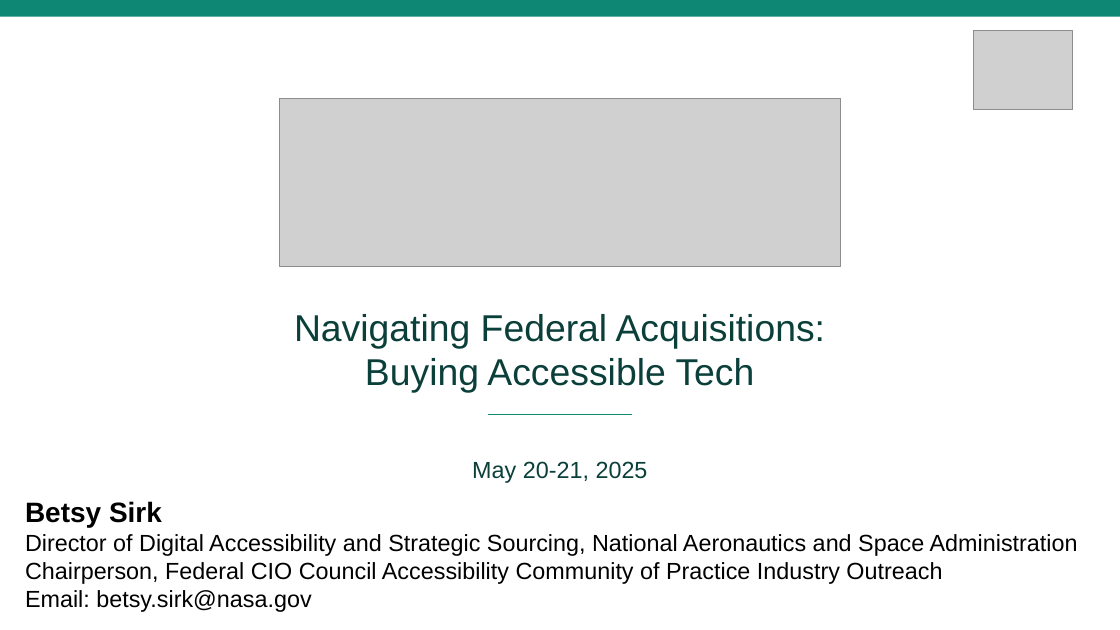
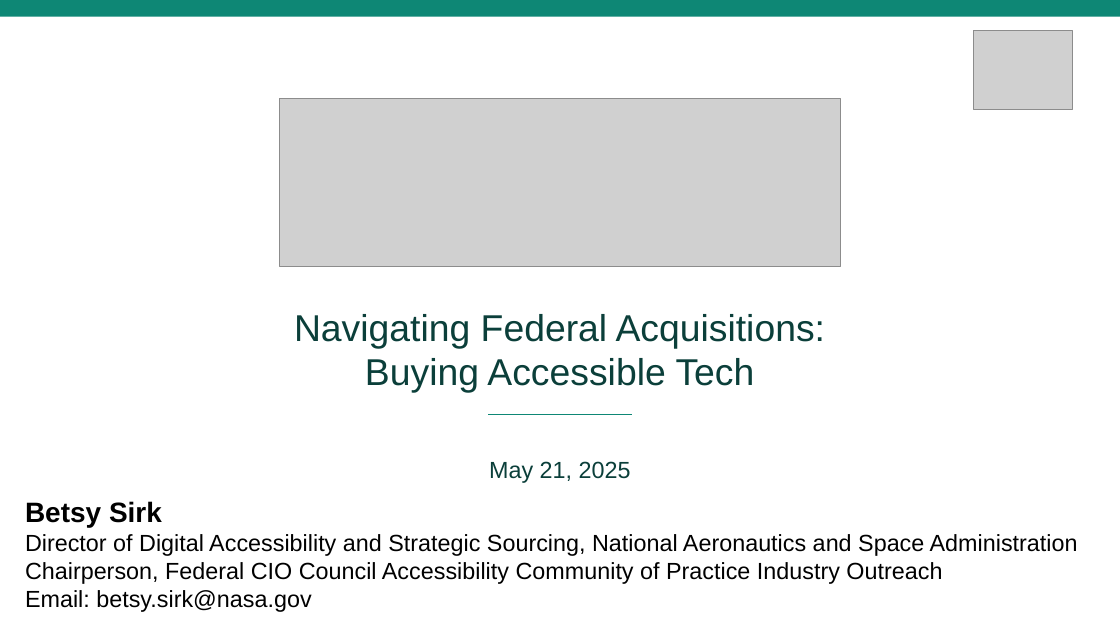
Before and after one commit to GSA/Section508.gov, a slide deck: slide 1 of assets/files/iaaf/2025/IAAF-2025-Navigating-Federal-Acquisitions.pptx. Drawn at 1120x630 pixels with LibreOffice and Linux fonts; fonts in the diff are those of the drawing; grey boxes stand for pictures. Boxes give left, top, right and bottom in pixels: in the first picture for what was removed or moved away, otherwise in the second. Text is boxed around its words. In the diff, an @@ line names an element or a change of style, - is before the commit and + after.

```diff
--- a/assets/files/iaaf/2025/IAAF-2025-Navigating-Federal-Acquisitions.pptx
+++ b/assets/files/iaaf/2025/IAAF-2025-Navigating-Federal-Acquisitions.pptx
@@ text at (x1=489, y1=461, x2=631, y2=483): text changed @@
-May 20-21, 2025
+May 21, 2025
```
Also in this commit, not shown: 1 other slide changed, 3 other files.
